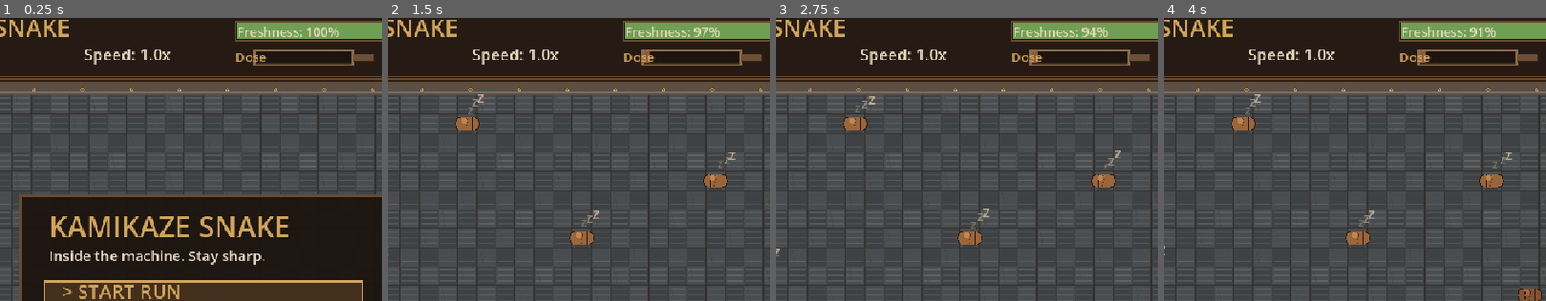
Above: before the commit, frames 1-4 (left to right).
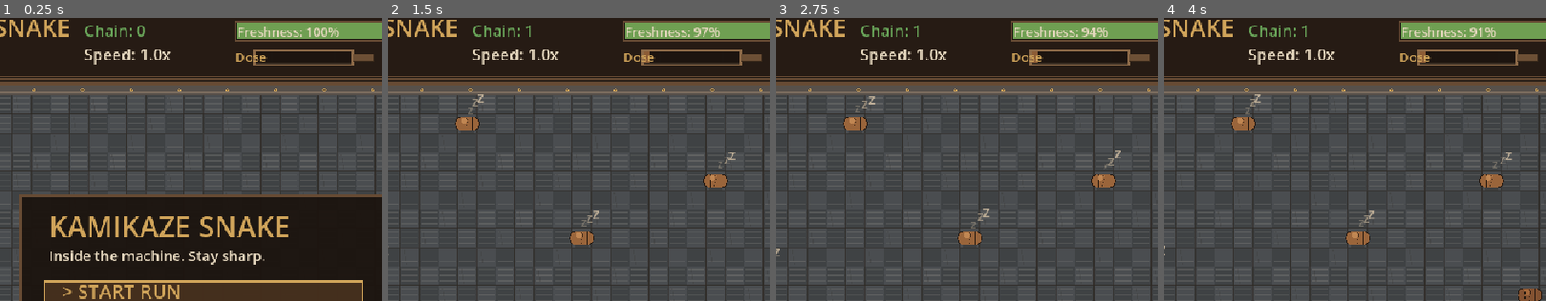
Above: after the commit, the same moments.

Repository: weitero/deja-brew
Game: Godot game, scene res://scenes/levels/snake_game.tscn
The game is run twice, just before and just after one commit, with the same random seed, the same clock (stepped at 60 frames per second) and the same inputs.
Inputs:
- Up to frame 1 (0.25 s): no input
- Up to frame 2 (1.5 s): tap Enter at 0.5, 0.6 s; hold Right (ui_right) 0.53-1.28 s; tap Space at 0.77 s; tap Keypad Enter at 0.8, 1.35 s; hold Down (ui_down) from 1.28 s (still down)
- Up to frame 3 (2.75 s): tap Space at 1.52 s; tap Enter at 1.55, 2.1 s; release Down (ui_down) at 2.03 s; hold Right (ui_right) from 2.03 s (still down); tap Keypad Enter at 2.3 s
- Up to frame 4 (4 s): release Right (ui_right) at 2.78 s; hold Up (ui_up) 2.78-3.53 s; tap Keypad Enter at 2.85, 3.8 s; tap Space at 3.02, 3.77 s; tap Enter at 3.05, 3.6 s; hold Left (ui_left) from 3.53 s (still down)
The pictures show only the part of the screen within x 23-73%, y 1-51%; the shares and areas given below are measured in that part.

The runs differ from the first frame. In frame 1, 0.3% of the frame differs, in the area x 22-38%, y 2-7%; in frame 2, 0.2%; in frame 3, 0.2%; in frame 4, 0.2%.

Commit message:
feat: add waste spill mechanics and track wasted grind count in snake game

Diff:
--- a/scripts/systems/snake_game.gd
+++ b/scripts/systems/snake_game.gd
@@ -36,6 +36,8 @@
 const GRIND_POP_LIFE := 0.20
 const GRIND_STEP_INTERVAL := 0.035
 const GRINDER_DOSE_CAP := 18
+const WASTE_FRESHNESS_PENALTY := 3.0
+const WASTE_SPILL_LIFE := 0.45
 const FRESHNESS_MAX := 100.0
 const FRESHNESS_DRAIN_PER_SEC := 2.8
 
@@ -83,6 +85,8 @@
 var grind_step_timer := 0.0
 var grind_pops: Array[Dictionary] = []
 var grind_grounded_count := 0
+var grind_wasted_count := 0
+var waste_spills: Array[Dictionary] = []
 
 func _ready() -> void:
 	rng.randomize()
@@ -110,6 +114,8 @@
 	grind_step_timer = 0.0
 	grind_pops.clear()
 	grind_grounded_count = 0
+	grind_wasted_count = 0
+	waste_spills.clear()
 	game_state = GameState.START_MENU
 
 func start_new_run() -> void:
@@ -140,6 +146,8 @@
 	grind_step_timer = 0.0
 	grind_pops.clear()
 	grind_grounded_count = 0
+	grind_wasted_count = 0
+	waste_spills.clear()
 	wake_pulses.clear()
 	queue_redraw()
 
@@ -175,12 +183,29 @@
 	var center := grid_to_pixel(cell) + Vector2(CELL_SIZE * 0.5, CELL_SIZE * 0.5)
 	grind_pops.append({"position": center, "ttl": GRIND_POP_LIFE, "life": GRIND_POP_LIFE})
 
+func spawn_waste_spill(cell: Vector2i) -> void:
+	var center := grid_to_pixel(cell) + Vector2(CELL_SIZE * 0.5, CELL_SIZE * 0.5)
+	var grinder_center := grid_to_pixel(grinder_origin) + Vector2(CELL_SIZE, CELL_SIZE)
+	var outward := (center - grinder_center).normalized()
+	if outward.length() < 0.01:
+		outward = Vector2(1.0 if rng.randi_range(0, 1) == 0 else -1.0, 0.0)
+
+	var vx := outward.x * rng.randf_range(90.0, 140.0)
+	var vy := -rng.randf_range(35.0, 70.0)
+	waste_spills.append({
+		"position": center,
+		"velocity": Vector2(vx, vy),
+		"ttl": WASTE_SPILL_LIFE,
+		"life": WASTE_SPILL_LIFE
+	})
+
 func begin_grind_sequence() -> void:
 	if is_grinding or snake.is_empty():
 		return
 	is_grinding = true
 	grind_step_timer = 0.0
 	grind_grounded_count = 0
+	grind_wasted_count = 0
 
 func process_grind(delta: float) -> void:
 	if not is_grinding:
@@ -195,15 +220,23 @@
 			return
 
 		var consumed: Vector2i = snake.pop_front()
-		spawn_grind_pop(consumed)
 		if grind_grounded_count < GRINDER_DOSE_CAP:
+			spawn_grind_pop(consumed)
 			grind_grounded_count += 1
 			score += 2
 			best_score = max(best_score, score)
+		else:
+			grind_wasted_count += 1
+			freshness = maxf(0.0, freshness - WASTE_FRESHNESS_PENALTY)
+			spawn_waste_spill(consumed)
+			if freshness <= 0.0:
+				trigger_game_over()
+				return
 
 		if snake.is_empty():
 			is_grinding = false
 			grind_grounded_count = 0
+			grind_wasted_count = 0
 			spawn_new_leader_bean()
 			return
 
@@ -550,6 +583,7 @@
 	game_state = GameState.GAME_OVER
 	is_grinding = false
 	grind_grounded_count = 0
+	grind_wasted_count = 0
 	best_score = max(best_score, score)
 	queue_redraw()
 
@@ -570,6 +604,18 @@
 		grind_pops[i]["ttl"] = float(grind_pops[i]["ttl"]) - delta
 		if float(grind_pops[i]["ttl"]) <= 0.0:
 			grind_pops.remove_at(i)
+
+	for i: int in range(waste_spills.size() - 1, -1, -1):
+		var ttl: float = float(waste_spills[i]["ttl"]) - delta
+		waste_spills[i]["ttl"] = ttl
+		if ttl <= 0.0:
+			waste_spills.remove_at(i)
+			continue
+
+		var vel: Vector2 = waste_spills[i]["velocity"]
+		vel.y += 260.0 * delta
+		waste_spills[i]["velocity"] = vel
+		waste_spills[i]["position"] = Vector2(waste_spills[i]["position"]) + vel * delta
 
 	queue_redraw()
 
@@ -581,6 +627,7 @@
 	draw_idle_beans()
 	draw_snake()
 	draw_grind_pops()
+	draw_waste_spills()
 	draw_wake_pulses()
 	draw_hud()
 
@@ -812,6 +859,19 @@
 			var p0 := center + Vector2(cos(ang), sin(ang)) * (ring_r - 1.0)
 			var p1 := center + Vector2(cos(ang), sin(ang)) * (ring_r + 3.0)
 			draw_line(p0, p1, Color(0.95, 0.80, 0.55, alpha), 1.0)
+
+func draw_waste_spills() -> void:
+	for spill in waste_spills:
+		var ttl := float(spill["ttl"])
+		var life := float(spill["life"])
+		var t := 1.0 - clampf(ttl / life, 0.0, 1.0)
+		var pos: Vector2 = spill["position"]
+		var alpha := 0.95 * (1.0 - t)
+
+		draw_rect(Rect2(pos - Vector2(4.0, 3.0), Vector2(8.0, 6.0)), Color(0.62, 0.40, 0.24, alpha), true)
+		draw_rect(Rect2(pos - Vector2(3.0, 2.0), Vector2(6.0, 4.0)), Color(0.77, 0.54, 0.33, alpha * 0.75), false, 1.0)
+		if t < 0.45:
+			draw_string(hud_font, pos + Vector2(7.0, -6.0), "clink", HORIZONTAL_ALIGNMENT_LEFT, -1, 11, Color(0.89, 0.78, 0.62, alpha * 0.9))
 
 func draw_snake() -> void:
 	for i in snake.size():
@@ -901,6 +961,10 @@
 	var score_text := "Score: %d   Best: %d" % [score, best_score]
 	draw_string(hud_font, Vector2(28, 64), score_text, HORIZONTAL_ALIGNMENT_LEFT, -1, 20, COLOR_TEXT)
 
+	var chain_count := snake.size()
+	var chain_col := Color("6aa75a") if chain_count <= 14 else (COLOR_BRASS if chain_count <= GRINDER_DOSE_CAP else COLOR_DANGER)
+	draw_string(hud_font, Vector2(330, 34), "Chain: %d" % chain_count, HORIZONTAL_ALIGNMENT_LEFT, -1, 20, chain_col)
+
 	var speed_text := "Speed: %.1fx" % (0.13 / move_interval)
 	draw_string(hud_font, Vector2(330, 64), speed_text, HORIZONTAL_ALIGNMENT_LEFT, -1, 20, COLOR_TEXT)
 
